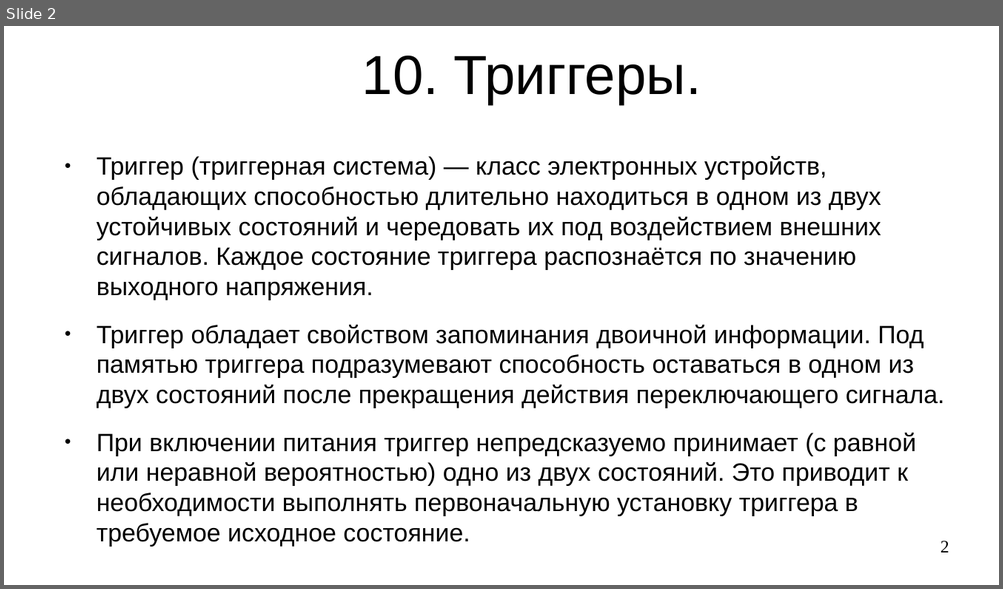
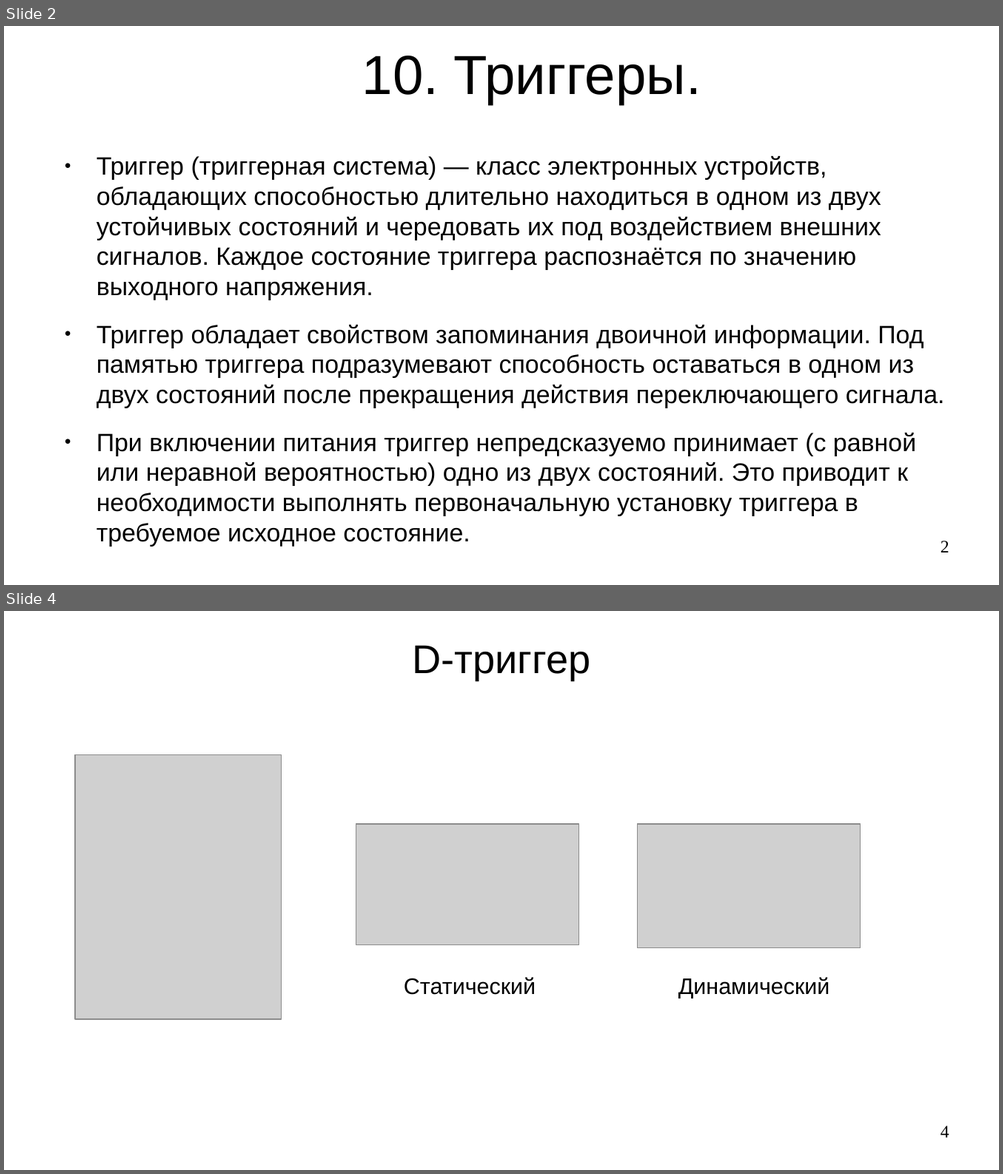
Before and after one commit to steelcraft/stud-lab, a slide deck: Лекции/СBDS01#L6.odp. Shown one above the other, each under a label of ours: slide 2 before the commit, slides 2 and 4 after it; the slides between them are not shown. The pictures are 1003x589 and 1003x1174 pixels, drawn with LibreOffice and Linux fonts; fonts in the diff are those of the drawing; grey boxes stand for pictures. Boxes give left, top, right and bottom in pixels: in the first picture for what was removed or moved away, otherwise in the second. Text is boxed around its words. In the diff, an @@ line names an element or a change of style, - is before the commit and + after.

```diff
--- a/Лекции/СBDS01#L6.odp
+++ b/Лекции/СBDS01#L6.odp
@@ slide 4 added at box(4, 611, 999, 1170), background #FFFFFF @@
@@ title added at box(412, 645, 590, 681), 32 pt, text #000000 @@
+D-триггер
@@ picture added at box(75, 755, 282, 1019) @@
@@ picture added at box(356, 824, 579, 945) @@
@@ picture added at box(637, 824, 860, 948) @@
@@ text added at box(404, 977, 535, 995), 18 pt, text #000000 @@
+Статический
@@ text added at box(678, 977, 830, 999), 18 pt, text #000000 @@
+Динамический
@@ page number added at box(940, 1126, 949, 1138), 14 pt, text #000000 @@
+4
```
Also in this commit, not shown: 3 other slides added, 5 slides removed, 1 other file.
